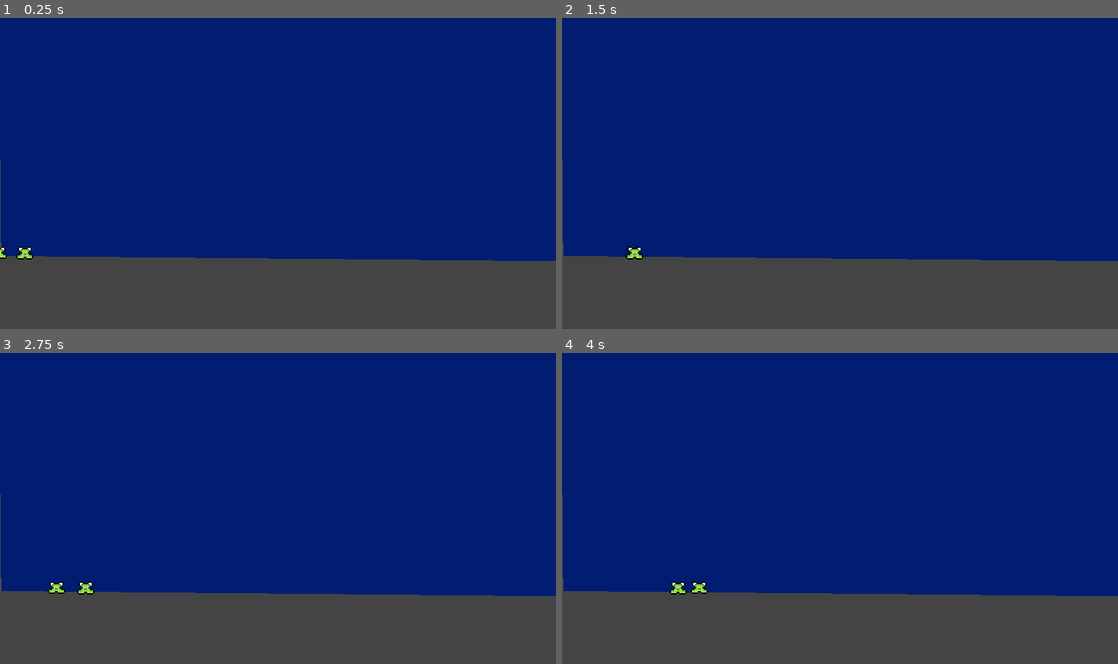
Above: before the commit, frames 1-4 (two rows, left to right).
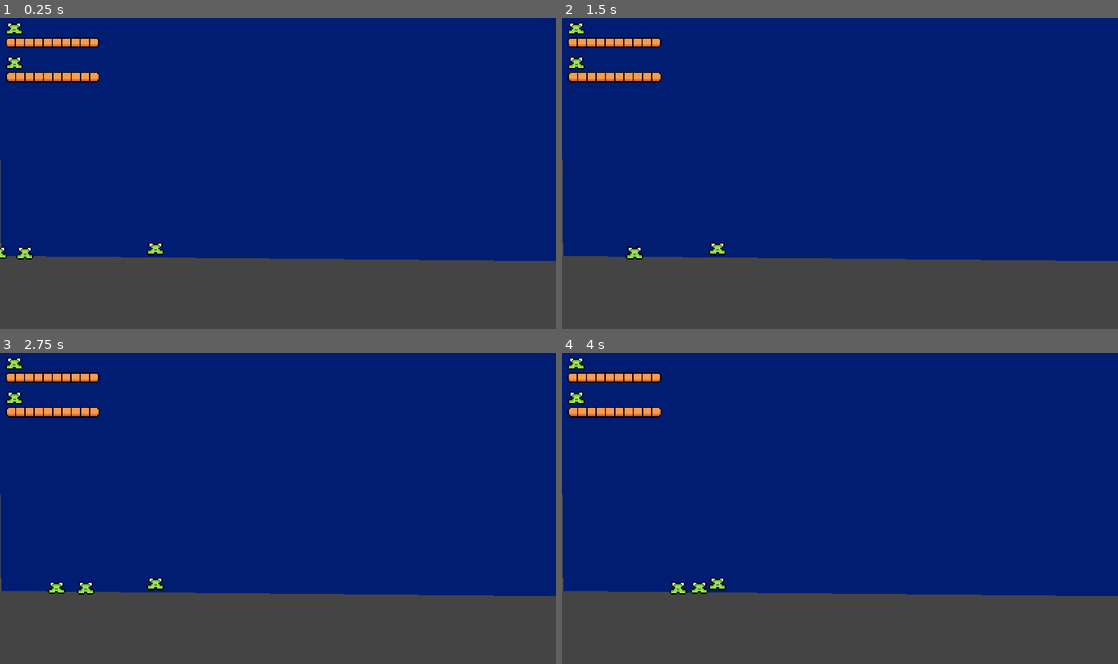
Above: after the commit, the same moments.

Repository: Gihoka/Split-in-the-Street
Game: Godot game, scene res://scenes/street.tscn
The game is run twice, just before and just after one commit, with the same random seed, the same clock (stepped at 60 frames per second) and the same inputs.
Inputs:
- Up to frame 1 (0.25 s): no input
- Up to frame 2 (1.5 s): tap Enter at 0.5 s; hold D (Right) 0.53-1.28 s; hold A (Left) from 1.28 s (still down)
- Up to frame 3 (2.75 s): release A (Left) at 2.03 s; hold D (Right) from 2.03 s (still down)
- Up to frame 4 (4 s): release D (Right) at 3.53 s; hold A (Left) from 3.53 s (still down)

The runs differ from the first frame. In frame 1, 1.4% of the frame differs, in the area x 1-30%, y 1-77%; in frame 2, 1.4%; in frame 3, 1.4%; in frame 4, 1.4%.

Commit message:
0.1.1
- bin and player collision detection
- HUD with hunger bars and portraits

Diff:
--- /dev/null
+++ b/scenes/hud.tscn
@@ -0,0 +1,197 @@
+[gd_scene load_steps=25 format=3 uid="uid://bikedkqchhjli"]
+
+[ext_resource type="Texture2D" uid="uid://djb3j5xly82ry" path="res://icon.png" id="1_lxxrh"]
+[ext_resource type="Texture2D" uid="uid://bx4r0mg0fvpsm" path="res://images/hunger_bar.png" id="1_tu664"]
+
+[sub_resource type="AtlasTexture" id="AtlasTexture_hm0xg"]
+atlas = ExtResource("1_tu664")
+region = Rect2(0, 0, 324, 36)
+
+[sub_resource type="AtlasTexture" id="AtlasTexture_1wi38"]
+atlas = ExtResource("1_tu664")
+region = Rect2(0, 36, 324, 36)
+
+[sub_resource type="AtlasTexture" id="AtlasTexture_vu0lx"]
+atlas = ExtResource("1_tu664")
+region = Rect2(0, 72, 324, 36)
+
+[sub_resource type="AtlasTexture" id="AtlasTexture_1urfc"]
+atlas = ExtResource("1_tu664")
+region = Rect2(0, 108, 324, 36)
+
+[sub_resource type="AtlasTexture" id="AtlasTexture_33vux"]
+atlas = ExtResource("1_tu664")
+region = Rect2(0, 144, 324, 36)
+
+[sub_resource type="AtlasTexture" id="AtlasTexture_23jm7"]
+atlas = ExtResource("1_tu664")
+region = Rect2(0, 180, 324, 36)
+
+[sub_resource type="AtlasTexture" id="AtlasTexture_7xptf"]
+atlas = ExtResource("1_tu664")
+region = Rect2(0, 216, 324, 36)
+
+[sub_resource type="AtlasTexture" id="AtlasTexture_t5akv"]
+atlas = ExtResource("1_tu664")
+region = Rect2(0, 252, 324, 36)
+
+[sub_resource type="AtlasTexture" id="AtlasTexture_wqlcl"]
+atlas = ExtResource("1_tu664")
+region = Rect2(0, 288, 324, 36)
+
+[sub_resource type="AtlasTexture" id="AtlasTexture_6hlkt"]
+atlas = ExtResource("1_tu664")
+region = Rect2(0, 324, 324, 36)
+
+[sub_resource type="AtlasTexture" id="AtlasTexture_tv1fc"]
+atlas = ExtResource("1_tu664")
+region = Rect2(0, 360, 324, 36)
+
+[sub_resource type="AtlasTexture" id="AtlasTexture_ti7kt"]
+atlas = ExtResource("1_tu664")
+region = Rect2(0, 396, 324, 36)
+
+[sub_resource type="AtlasTexture" id="AtlasTexture_80mkk"]
+atlas = ExtResource("1_tu664")
+region = Rect2(0, 432, 324, 36)
+
+[sub_resource type="AtlasTexture" id="AtlasTexture_a32dc"]
+atlas = ExtResource("1_tu664")
+region = Rect2(0, 468, 324, 36)
+
+[sub_resource type="AtlasTexture" id="AtlasTexture_rr51x"]
+atlas = ExtResource("1_tu664")
+region = Rect2(0, 504, 324, 36)
+
+[sub_resource type="AtlasTexture" id="AtlasTexture_oklu0"]
+atlas = ExtResource("1_tu664")
+region = Rect2(0, 540, 324, 36)
+
+[sub_resource type="AtlasTexture" id="AtlasTexture_c63sk"]
+atlas = ExtResource("1_tu664")
+region = Rect2(0, 576, 324, 36)
+
+[sub_resource type="AtlasTexture" id="AtlasTexture_y1uwg"]
+atlas = ExtResource("1_tu664")
+region = Rect2(0, 612, 324, 36)
+
+[sub_resource type="AtlasTexture" id="AtlasTexture_3sfeg"]
+atlas = ExtResource("1_tu664")
+region = Rect2(0, 648, 324, 36)
+
+[sub_resource type="AtlasTexture" id="AtlasTexture_5tedd"]
+atlas = ExtResource("1_tu664")
+region = Rect2(0, 684, 324, 36)
+
+[sub_resource type="AtlasTexture" id="AtlasTexture_68tbh"]
+atlas = ExtResource("1_tu664")
+region = Rect2(0, 720, 324, 36)
+
+[sub_resource type="SpriteFrames" id="SpriteFrames_4wqb5"]
+animations = [{
+"frames": [{
+"duration": 1.0,
+"texture": SubResource("AtlasTexture_hm0xg")
+}, {
+"duration": 1.0,
+"texture": SubResource("AtlasTexture_1wi38")
+}, {
+"duration": 1.0,
+"texture": SubResource("AtlasTexture_vu0lx")
+}, {
+"duration": 1.0,
+"texture": SubResource("AtlasTexture_1urfc")
+}, {
+"duration": 1.0,
+"texture": SubResource("AtlasTexture_33vux")
+}, {
+"duration": 1.0,
+"texture": SubResource("AtlasTexture_23jm7")
+}, {
+"duration": 1.0,
+"texture": SubResource("AtlasTexture_7xptf")
+}, {
+"duration": 1.0,
+"texture": SubResource("AtlasTexture_t5akv")
+}, {
+"duration": 1.0,
+"texture": SubResource("AtlasTexture_wqlcl")
+}, {
+"duration": 1.0,
+"texture": SubResource("AtlasTexture_6hlkt")
+}, {
+"duration": 1.0,
+"texture": SubResource("AtlasTexture_tv1fc")
+}, {
+"duration": 1.0,
+"texture": SubResource("AtlasTexture_ti7kt")
+}, {
+"duration": 1.0,
+"texture": SubResource("AtlasTexture_80mkk")
+}, {
+"duration": 1.0,
+"texture": SubResource("AtlasTexture_a32dc")
+}, {
+"duration": 1.0,
+"texture": SubResource("AtlasTexture_rr51x")
+}, {
+"duration": 1.0,
+"texture": SubResource("AtlasTexture_oklu0")
+}, {
+"duration": 1.0,
+"texture": SubResource("AtlasTexture_c63sk")
+}, {
+"duration": 1.0,
+"texture": SubResource("AtlasTexture_y1uwg")
+}, {
+"duration": 1.0,
+"texture": SubResource("AtlasTexture_3sfeg")
+}, {
+"duration": 1.0,
+"texture": SubResource("AtlasTexture_5tedd")
+}, {
+"duration": 1.0,
+"texture": SubResource("AtlasTexture_68tbh")
+}],
+"loop": true,
+"name": &"default",
+"speed": 5.0
+}]
+
+[node name="HUD" type="MarginContainer"]
+anchors_preset = 10
+anchor_right = 1.0
+grow_horizontal = 2
+theme_override_constants/margin_left = 50
+theme_override_constants/margin_top = 50
+theme_override_constants/margin_right = 50
+theme_override_constants/margin_bottom = 50
+
+[node name="HBoxContainer" type="HBoxContainer" parent="."]
+layout_mode = 2
+
+[node name="HungerBars" type="VBoxContainer" parent="HBoxContainer"]
+layout_mode = 2
+size_flags_horizontal = 2
+size_flags_vertical = 8
+
+[node name="PlayerFace" type="Sprite2D" parent="HBoxContainer/HungerBars"]
+position = Vector2(-1, -9)
+texture = ExtResource("1_lxxrh")
+
+[node name="PlayerHungerBar" type="AnimatedSprite2D" parent="HBoxContainer/HungerBars"]
+position = Vector2(131, 40)
+sprite_frames = SubResource("SpriteFrames_4wqb5")
+
+[node name="KidFace" type="Sprite2D" parent="HBoxContainer/HungerBars"]
+position = Vector2(0, 110)
+texture = ExtResource("1_lxxrh")
+
+[node name="KidHungerBar" type="AnimatedSprite2D" parent="HBoxContainer/HungerBars"]
+position = Vector2(132, 159)
+sprite_frames = SubResource("SpriteFrames_4wqb5")
+
+[node name="DaysCounter" type="HBoxContainer" parent="HBoxContainer"]
+layout_mode = 2
+size_flags_horizontal = 10
+size_flags_vertical = 4
--- a/scenes/street.tscn
+++ b/scenes/street.tscn
@@ -1,9 +1,35 @@
-[gd_scene load_steps=3 format=3 uid="uid://qoatl274wh7a"]
+[gd_scene load_steps=9 format=3 uid="uid://qoatl274wh7a"]
 
 [ext_resource type="PackedScene" uid="uid://m1t6tyk6dqti" path="res://scenes/player.tscn" id="1_seg08"]
 [ext_resource type="PackedScene" uid="uid://crbduxoi43q8a" path="res://scenes/kid.tscn" id="2_dww0q"]
+[ext_resource type="Script" path="res://scripts/bin.gd" id="3_p6fnb"]
+[ext_resource type="Texture2D" uid="uid://h478qjrlj0ml" path="res://icon2.png" id="4_gd2ls"]
+[ext_resource type="Texture2D" uid="uid://djb3j5xly82ry" path="res://icon.png" id="5_tprvf"]
+[ext_resource type="PackedScene" uid="uid://bikedkqchhjli" path="res://scenes/hud.tscn" id="6_cr7sr"]
 
-[node name="Node2D" type="Node2D"]
+[sub_resource type="SpriteFrames" id="SpriteFrames_xgx12"]
+animations = [{
+"frames": [{
+"duration": 1.0,
+"texture": ExtResource("4_gd2ls")
+}],
+"loop": true,
+"name": &"close",
+"speed": 5.0
+}, {
+"frames": [{
+"duration": 1.0,
+"texture": ExtResource("5_tprvf")
+}],
+"loop": true,
+"name": &"far",
+"speed": 5.0
+}]
+
+[sub_resource type="RectangleShape2D" id="RectangleShape2D_nx5xs"]
+size = Vector2(77, 170)
+
+[node name="Street" type="Node2D"]
 
 [node name="Sky" type="Polygon2D" parent="."]
 position = Vector2(-98, 144)
@@ -22,4 +48,24 @@
 [node name="Player" parent="." instance=ExtResource("1_seg08")]
 position = Vector2(86, 817)
 
+[node name="Bin" type="Area2D" parent="."]
+position = Vector2(537, 802)
+script = ExtResource("3_p6fnb")
+metadata/_edit_group_ = true
+
+[node name="AnimatedSprite2D" type="AnimatedSprite2D" parent="Bin"]
+sprite_frames = SubResource("SpriteFrames_xgx12")
+animation = &"far"
+
+[node name="CollisionShape2D" type="CollisionShape2D" parent="Bin"]
+shape = SubResource("RectangleShape2D_nx5xs")
+debug_color = Color(0.741176, 0.4, 0.631373, 0.419608)
+
+[node name="HUD" parent="." instance=ExtResource("6_cr7sr")]
+offset_right = 104.0
+offset_bottom = 100.0
+
+[connection signal="body_entered" from="Bin" to="Bin" method="_on_body_entered"]
+[connection signal="body_exited" from="Bin" to="Bin" method="_on_body_exited"]
+
 [editable path="Player"]
--- /dev/null
+++ b/scripts/bin.gd
@@ -0,0 +1,21 @@
+extends Area2D
+
+
+# Called when the node enters the scene tree for the first time.
+func _ready():
+	pass # Replace with function body.
+
+
+# Called every frame. 'delta' is the elapsed time since the previous frame.
+func _process(delta):
+	pass
+
+
+func _on_body_entered(body):
+	if body.name == "Player":
+		$AnimatedSprite2D.animation = "close"
+
+
+func _on_body_exited(body):
+	if body.name == "Player":
+		$AnimatedSprite2D.animation = "far"
Binary file added: icon2.png
Not shown, added: icon2.png.import
Binary file added: images/hunger_bar.png
Not shown, added: images/hunger_bar.png.import
Renamed: scripts/Player.gd -> scripts/player.gd
